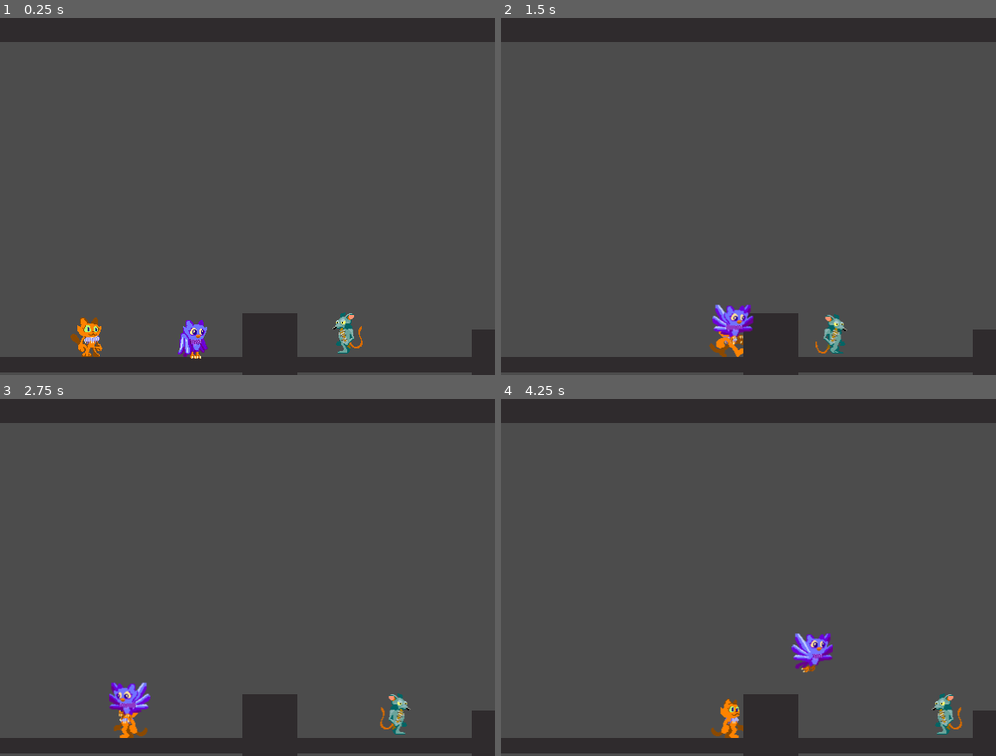
Above: before the commit, frames 1-4 (two rows, left to right).
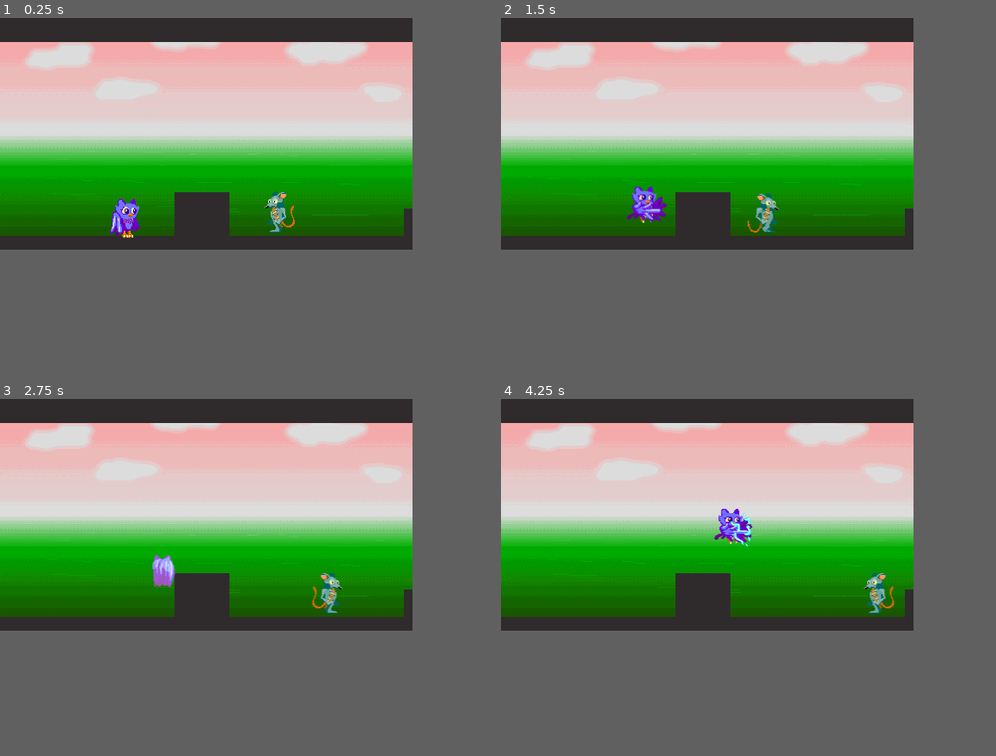
Above: after the commit, the same moments.

Repository: weltonbeck/Ggjam-2022
Game: Godot game, scene res://scennes/test.tscn
Two runs of this game, one before a commit and one after it. Both use one fixed random seed, a clock stepped at 60 frames per second and the inputs below.
Inputs (mouse positions are in pixels of both pictures, inside the frame that each line leads up to):
- Up to frame 1 (0.25 s): no input
- Up to frame 2 (1.5 s): move the mouse to (857, 178) at 0.52 s; press the mouse at (857, 178) at 0.53 s; hold Right (ui_right) from 0.53 s (still down); tap Up (ui_jump) at 0.77, 1.07 s; tap Down (ui_defense, bound only after the commit) at 0.8, 1.35 s; move the mouse to (649, 214) at 1.27 s; release the mouse at (649, 214) at 1.28 s
- Up to frame 3 (2.75 s): tap Up (ui_jump) at 1.52, 1.82, 2.3 s; tap Tab (ui_morph, bound only after the commit) at 1.55 s; move the mouse to (297, 498) at 2.02 s; release Right (ui_right) at 2.03 s; hold Left (ui_left) from 2.03 s (still down); hold Tab (ui_morph, bound only after the commit) from 2.03 s (still down)
- Up to frame 4 (4.25 s): move the mouse to (723, 648) at 2.77 s; release Left (ui_left) at 2.78 s; release Tab (ui_morph, bound only after the commit) at 2.78 s; hold Right (ui_right) from 2.78 s (still down); tap Up (ui_jump) at 2.85, 3.02, 3.32, 3.77, 4.07 s; click (723, 648) at 3.05 s; move the mouse to (897, 631) at 3.52 s; press the mouse at (897, 631) at 3.53 s; tap Down (ui_defense, bound only after the commit) at 3.8 s
In our replay, the window is 576x416 before the commit and 480x270 after it. These sizes can differ from the game's own. Grey fills any space a smaller window leaves; there, only what the larger window draws over its background counts as a difference.

The runs differ from the first frame. In frame 1, 57% of the frame differs, in the area x 0-100%, y 0-100%; in frame 2, 57%; in frame 3, 57%; in frame 4, 57%.

Commit message:
players

Diff:
--- a/project.godot
+++ b/project.godot
@@ -14,12 +14,16 @@
 run/main_scene="res://scennes/test.tscn"
 config/icon="res://icon.png"
 
+[autoload]
+
+GameControl="*res://scennes/game_control.tscn"
+
 [display]
 
-window/size/width=576
-window/size/height=416
-window/size/test_width=576
-window/size/test_height=416
+window/size/width=480
+window/size/height=270
+window/size/test_width=480
+window/size/test_height=270
 window/stretch/mode="2d"
 window/stretch/aspect="keep"
 
@@ -32,12 +36,44 @@
 , Object(InputEventJoypadButton,"resource_local_to_scene":false,"resource_name":"","device":0,"button_index":0,"pressure":0.0,"pressed":false,"script":null)
  ]
 }
+ui_left={
+"deadzone": 0.5,
+"events": [ Object(InputEventKey,"resource_local_to_scene":false,"resource_name":"","device":0,"alt":false,"shift":false,"control":false,"meta":false,"command":false,"pressed":false,"scancode":16777231,"physical_scancode":0,"unicode":0,"echo":false,"script":null)
+, Object(InputEventJoypadButton,"resource_local_to_scene":false,"resource_name":"","device":0,"button_index":14,"pressure":0.0,"pressed":false,"script":null)
+, Object(InputEventKey,"resource_local_to_scene":false,"resource_name":"","device":0,"alt":false,"shift":false,"control":false,"meta":false,"command":false,"pressed":false,"scancode":65,"physical_scancode":0,"unicode":0,"echo":false,"script":null)
+ ]
+}
+ui_right={
+"deadzone": 0.5,
+"events": [ Object(InputEventKey,"resource_local_to_scene":false,"resource_name":"","device":0,"alt":false,"shift":false,"control":false,"meta":false,"command":false,"pressed":false,"scancode":16777233,"physical_scancode":0,"unicode":0,"echo":false,"script":null)
+, Object(InputEventJoypadButton,"resource_local_to_scene":false,"resource_name":"","device":0,"button_index":15,"pressure":0.0,"pressed":false,"script":null)
+, Object(InputEventKey,"resource_local_to_scene":false,"resource_name":"","device":0,"alt":false,"shift":false,"control":false,"meta":false,"command":false,"pressed":false,"scancode":68,"physical_scancode":0,"unicode":0,"echo":false,"script":null)
+ ]
+}
 ui_jump={
 "deadzone": 0.5,
-"events": [ Object(InputEventKey,"resource_local_to_scene":false,"resource_name":"","device":0,"alt":false,"shift":false,"control":false,"meta":false,"command":false,"pressed":false,"scancode":0,"physical_scancode":32,"unicode":0,"echo":false,"script":null)
-, Object(InputEventKey,"resource_local_to_scene":false,"resource_name":"","device":0,"alt":false,"shift":false,"control":false,"meta":false,"command":false,"pressed":false,"scancode":0,"physical_scancode":16777240,"unicode":0,"echo":false,"script":null)
-, Object(InputEventKey,"resource_local_to_scene":false,"resource_name":"","device":0,"alt":false,"shift":false,"control":false,"meta":false,"command":false,"pressed":false,"scancode":0,"physical_scancode":16777238,"unicode":0,"echo":false,"script":null)
-, Object(InputEventKey,"resource_local_to_scene":false,"resource_name":"","device":0,"alt":false,"shift":false,"control":false,"meta":false,"command":false,"pressed":false,"scancode":0,"physical_scancode":16777232,"unicode":0,"echo":false,"script":null)
+"events": [ Object(InputEventKey,"resource_local_to_scene":false,"resource_name":"","device":0,"alt":false,"shift":false,"control":false,"meta":false,"command":false,"pressed":false,"scancode":87,"physical_scancode":0,"unicode":0,"echo":false,"script":null)
+, Object(InputEventKey,"resource_local_to_scene":false,"resource_name":"","device":0,"alt":false,"shift":false,"control":false,"meta":false,"command":false,"pressed":false,"scancode":16777232,"physical_scancode":0,"unicode":0,"echo":false,"script":null)
+, Object(InputEventKey,"resource_local_to_scene":false,"resource_name":"","device":0,"alt":false,"shift":false,"control":false,"meta":false,"command":false,"pressed":false,"scancode":16777240,"physical_scancode":0,"unicode":0,"echo":false,"script":null)
+ ]
+}
+ui_atack={
+"deadzone": 0.5,
+"events": [ Object(InputEventMouseButton,"resource_local_to_scene":false,"resource_name":"","device":0,"alt":false,"shift":false,"control":false,"meta":false,"command":false,"button_mask":0,"position":Vector2( 0, 0 ),"global_position":Vector2( 0, 0 ),"factor":1.0,"button_index":1,"pressed":false,"doubleclick":false,"script":null)
+, Object(InputEventKey,"resource_local_to_scene":false,"resource_name":"","device":0,"alt":false,"shift":false,"control":false,"meta":false,"command":false,"pressed":false,"scancode":32,"physical_scancode":0,"unicode":0,"echo":false,"script":null)
+ ]
+}
+ui_defense={
+"deadzone": 0.5,
+"events": [ Object(InputEventKey,"resource_local_to_scene":false,"resource_name":"","device":0,"alt":false,"shift":false,"control":false,"meta":false,"command":false,"pressed":false,"scancode":16777234,"physical_scancode":0,"unicode":0,"echo":false,"script":null)
+, Object(InputEventKey,"resource_local_to_scene":false,"resource_name":"","device":0,"alt":false,"shift":false,"control":false,"meta":false,"command":false,"pressed":false,"scancode":83,"physical_scancode":0,"unicode":0,"echo":false,"script":null)
+ ]
+}
+ui_morph={
+"deadzone": 0.5,
+"events": [ Object(InputEventKey,"resource_local_to_scene":false,"resource_name":"","device":0,"alt":false,"shift":false,"control":false,"meta":false,"command":false,"pressed":false,"scancode":16777218,"physical_scancode":0,"unicode":0,"echo":false,"script":null)
+, Object(InputEventKey,"resource_local_to_scene":false,"resource_name":"","device":0,"alt":false,"shift":false,"control":false,"meta":false,"command":false,"pressed":false,"scancode":16777221,"physical_scancode":0,"unicode":0,"echo":false,"script":null)
+, Object(InputEventKey,"resource_local_to_scene":false,"resource_name":"","device":0,"alt":false,"shift":false,"control":false,"meta":false,"command":false,"pressed":false,"scancode":16777237,"physical_scancode":0,"unicode":0,"echo":false,"script":null)
  ]
 }
 
--- /dev/null
+++ b/scennes/game_control.tscn
@@ -0,0 +1,6 @@
+[gd_scene load_steps=2 format=2]
+
+[ext_resource path="res://scripts/game_control.gd" type="Script" id=1]
+
+[node name="GameControl" type="Node2D"]
+script = ExtResource( 1 )
--- a/scennes/players/player_cat.tscn
+++ b/scennes/players/player_cat.tscn
@@ -8,6 +8,17 @@
 [ext_resource path="res://sprites/players/hero_cat_block.png" type="Texture" id=6]
 [ext_resource path="res://sprites/players/hero_cat_morph.png" type="Texture" id=7]
 [ext_resource path="res://sprites/players/hero_cat_attack.png" type="Texture" id=8]
+[ext_resource path="res://sprites/players/hero_cat_hit.png" type="Texture" id=9]
+
+[sub_resource type="AtlasTexture" id=11]
+flags = 4
+atlas = ExtResource( 1 )
+region = Rect2( 0, 0, 48, 48 )
+
+[sub_resource type="AtlasTexture" id=12]
+flags = 4
+atlas = ExtResource( 1 )
+region = Rect2( 48, 0, 48, 48 )
 
 [sub_resource type="AtlasTexture" id=3]
 flags = 4
@@ -39,6 +50,71 @@
 atlas = ExtResource( 5 )
 region = Rect2( 240, 0, 48, 48 )
 
+[sub_resource type="AtlasTexture" id=13]
+flags = 4
+atlas = ExtResource( 4 )
+region = Rect2( 0, 0, 48, 48 )
+
+[sub_resource type="AtlasTexture" id=14]
+flags = 4
+atlas = ExtResource( 4 )
+region = Rect2( 48, 0, 48, 48 )
+
+[sub_resource type="AtlasTexture" id=15]
+flags = 4
+atlas = ExtResource( 4 )
+region = Rect2( 96, 0, 48, 48 )
+
+[sub_resource type="AtlasTexture" id=16]
+flags = 4
+atlas = ExtResource( 4 )
+region = Rect2( 144, 0, 48, 48 )
+
+[sub_resource type="AtlasTexture" id=17]
+flags = 4
+atlas = ExtResource( 4 )
+region = Rect2( 192, 0, 48, 48 )
+
+[sub_resource type="AtlasTexture" id=39]
+flags = 4
+atlas = ExtResource( 9 )
+region = Rect2( 0, 0, 48, 48 )
+
+[sub_resource type="AtlasTexture" id=40]
+flags = 4
+atlas = ExtResource( 9 )
+region = Rect2( 48, 0, 48, 48 )
+
+[sub_resource type="AtlasTexture" id=33]
+flags = 4
+atlas = ExtResource( 8 )
+region = Rect2( 0, 0, 48, 48 )
+
+[sub_resource type="AtlasTexture" id=34]
+flags = 4
+atlas = ExtResource( 8 )
+region = Rect2( 48, 0, 48, 48 )
+
+[sub_resource type="AtlasTexture" id=35]
+flags = 4
+atlas = ExtResource( 8 )
+region = Rect2( 96, 0, 48, 48 )
+
+[sub_resource type="AtlasTexture" id=36]
+flags = 4
+atlas = ExtResource( 8 )
+region = Rect2( 144, 0, 48, 48 )
+
+[sub_resource type="AtlasTexture" id=37]
+flags = 4
+atlas = ExtResource( 6 )
+region = Rect2( 192, 0, 48, 48 )
+
+[sub_resource type="AtlasTexture" id=38]
+flags = 4
+atlas = ExtResource( 6 )
+region = Rect2( 240, 0, 48, 48 )
+
 [sub_resource type="AtlasTexture" id=9]
 flags = 4
 atlas = ExtResource( 3 )
@@ -49,16 +125,6 @@
 atlas = ExtResource( 3 )
 region = Rect2( 48, 0, 48, 48 )
 
-[sub_resource type="AtlasTexture" id=11]
-flags = 4
-atlas = ExtResource( 1 )
-region = Rect2( 0, 0, 48, 48 )
-
-[sub_resource type="AtlasTexture" id=12]
-flags = 4
-atlas = ExtResource( 1 )
-region = Rect2( 48, 0, 48, 48 )
-
 [sub_resource type="AtlasTexture" id=18]
 flags = 4
 atlas = ExtResource( 6 )
@@ -133,87 +199,52 @@
 flags = 4
 atlas = ExtResource( 7 )
 region = Rect2( 384, 0, 48, 48 )
-
-[sub_resource type="AtlasTexture" id=33]
-flags = 4
-atlas = ExtResource( 8 )
-region = Rect2( 0, 0, 48, 48 )
-
-[sub_resource type="AtlasTexture" id=34]
-flags = 4
-atlas = ExtResource( 8 )
-region = Rect2( 48, 0, 48, 48 )
-
-[sub_resource type="AtlasTexture" id=35]
-flags = 4
-atlas = ExtResource( 8 )
-region = Rect2( 96, 0, 48, 48 )
-
-[sub_resource type="AtlasTexture" id=36]
-flags = 4
-atlas = ExtResource( 8 )
-region = Rect2( 144, 0, 48, 48 )
-
-[sub_resource type="AtlasTexture" id=13]
-flags = 4
-atlas = ExtResource( 4 )
-region = Rect2( 0, 0, 48, 48 )
-
-[sub_resource type="AtlasTexture" id=14]
-flags = 4
-atlas = ExtResource( 4 )
-region = Rect2( 48, 0, 48, 48 )
-
-[sub_resource type="AtlasTexture" id=15]
-flags = 4
-atlas = ExtResource( 4 )
-region = Rect2( 96, 0, 48, 48 )
-
-[sub_resource type="AtlasTexture" id=16]
-flags = 4
-atlas = ExtResource( 4 )
-region = Rect2( 144, 0, 48, 48 )
-
-[sub_resource type="AtlasTexture" id=17]
-flags = 4
-atlas = ExtResource( 4 )
-region = Rect2( 192, 0, 48, 48 )
 
 [sub_resource type="SpriteFrames" id=1]
 animations = [ {
+"frames": [ SubResource( 11 ), SubResource( 12 ) ],
+"loop": true,
+"name": "Fall",
+"speed": 5.0
+}, {
 "frames": [ SubResource( 3 ), SubResource( 4 ), SubResource( 5 ), SubResource( 6 ), SubResource( 7 ), SubResource( 8 ) ],
 "loop": true,
 "name": "Walk",
 "speed": 5.0
 }, {
+"frames": [ SubResource( 13 ), SubResource( 14 ), SubResource( 15 ), SubResource( 16 ), SubResource( 17 ) ],
+"loop": true,
+"name": "Stand",
+"speed": 5.0
+}, {
+"frames": [ SubResource( 39 ), SubResource( 40 ) ],
+"loop": false,
+"name": "Hit",
+"speed": 5.0
+}, {
+"frames": [ SubResource( 33 ), SubResource( 34 ), SubResource( 35 ), SubResource( 36 ) ],
+"loop": true,
+"name": "Atack",
+"speed": 5.0
+}, {
+"frames": [ SubResource( 37 ), SubResource( 38 ) ],
+"loop": true,
+"name": "DefenseLoop",
+"speed": 5.0
+}, {
 "frames": [ SubResource( 9 ), SubResource( 10 ) ],
 "loop": true,
 "name": "Jump",
 "speed": 5.0
 }, {
-"frames": [ SubResource( 11 ), SubResource( 12 ) ],
-"loop": true,
-"name": "Fall",
-"speed": 5.0
-}, {
 "frames": [ SubResource( 18 ), SubResource( 19 ), SubResource( 20 ), SubResource( 21 ), SubResource( 22 ), SubResource( 23 ) ],
-"loop": true,
-"name": "Block",
+"loop": false,
+"name": "DefenseStart",
 "speed": 5.0
 }, {
 "frames": [ SubResource( 24 ), SubResource( 25 ), SubResource( 26 ), SubResource( 27 ), SubResource( 28 ), SubResource( 29 ), SubResource( 30 ), SubResource( 31 ), SubResource( 32 ) ],
-"loop": true,
+"loop": false,
 "name": "Morph",
-"speed": 5.0
-}, {
-"frames": [ SubResource( 33 ), SubResource( 34 ), SubResource( 35 ), SubResource( 36 ) ],
-"loop": true,
-"name": "Atack",
-"speed": 5.0
-}, {
-"frames": [ SubResource( 13 ), SubResource( 14 ), SubResource( 15 ), SubResource( 16 ), SubResource( 17 ) ],
-"loop": true,
-"name": "Stand",
 "speed": 5.0
 } ]
 
@@ -226,9 +257,7 @@
 
 [node name="AnimatedSprite" type="AnimatedSprite" parent="."]
 frames = SubResource( 1 )
-animation = "Stand"
-frame = 2
-playing = true
+animation = "Hit"
 
 [node name="CollisionShape2D" type="CollisionShape2D" parent="."]
 shape = SubResource( 2 )
--- a/scennes/players/player_owl.tscn
+++ b/scennes/players/player_owl.tscn
@@ -1,10 +1,13 @@
-[gd_scene load_steps=23 format=2]
+[gd_scene load_steps=42 format=2]
 
 [ext_resource path="res://sprites/players/hero_owl_fall.png" type="Texture" id=1]
 [ext_resource path="res://scripts/player_owl.gd" type="Script" id=2]
 [ext_resource path="res://sprites/players/hero_owl_stand.png" type="Texture" id=3]
 [ext_resource path="res://sprites/players/hero_owl_walk.png" type="Texture" id=4]
 [ext_resource path="res://sprites/players/hero_owl_fly.png" type="Texture" id=5]
+[ext_resource path="res://sprites/players/hero_owl_hit.png" type="Texture" id=6]
+[ext_resource path="res://sprites/players/hero_owl_magic.png" type="Texture" id=7]
+[ext_resource path="res://sprites/players/hero_owl_morph.png" type="Texture" id=8]
 
 [sub_resource type="AtlasTexture" id=3]
 flags = 4
@@ -31,6 +34,16 @@
 atlas = ExtResource( 5 )
 region = Rect2( 192, 0, 48, 48 )
 
+[sub_resource type="AtlasTexture" id=16]
+flags = 4
+atlas = ExtResource( 1 )
+region = Rect2( 0, 0, 48, 48 )
+
+[sub_resource type="AtlasTexture" id=17]
+flags = 4
+atlas = ExtResource( 1 )
+region = Rect2( 48, 0, 48, 48 )
+
 [sub_resource type="AtlasTexture" id=8]
 flags = 4
 atlas = ExtResource( 4 )
@@ -71,15 +84,85 @@
 atlas = ExtResource( 3 )
 region = Rect2( 144, 0, 48, 48 )
 
-[sub_resource type="AtlasTexture" id=16]
-flags = 4
-atlas = ExtResource( 1 )
-region = Rect2( 0, 0, 48, 48 )
-
-[sub_resource type="AtlasTexture" id=17]
-flags = 4
-atlas = ExtResource( 1 )
-region = Rect2( 48, 0, 48, 48 )
+[sub_resource type="AtlasTexture" id=18]
+flags = 4
+atlas = ExtResource( 6 )
+region = Rect2( 0, 0, 48, 48 )
+
+[sub_resource type="AtlasTexture" id=19]
+flags = 4
+atlas = ExtResource( 6 )
+region = Rect2( 48, 0, 48, 48 )
+
+[sub_resource type="AtlasTexture" id=20]
+flags = 4
+atlas = ExtResource( 7 )
+region = Rect2( 0, 0, 48, 48 )
+
+[sub_resource type="AtlasTexture" id=21]
+flags = 4
+atlas = ExtResource( 7 )
+region = Rect2( 48, 0, 48, 48 )
+
+[sub_resource type="AtlasTexture" id=22]
+flags = 4
+atlas = ExtResource( 7 )
+region = Rect2( 96, 0, 48, 48 )
+
+[sub_resource type="AtlasTexture" id=23]
+flags = 4
+atlas = ExtResource( 7 )
+region = Rect2( 144, 0, 48, 48 )
+
+[sub_resource type="AtlasTexture" id=24]
+flags = 4
+atlas = ExtResource( 7 )
+region = Rect2( 192, 0, 48, 48 )
+
+[sub_resource type="AtlasTexture" id=25]
+flags = 4
+atlas = ExtResource( 8 )
+region = Rect2( 0, 0, 48, 48 )
+
+[sub_resource type="AtlasTexture" id=26]
+flags = 4
+atlas = ExtResource( 8 )
+region = Rect2( 48, 0, 48, 48 )
+
+[sub_resource type="AtlasTexture" id=27]
+flags = 4
+atlas = ExtResource( 8 )
+region = Rect2( 96, 0, 48, 48 )
+
+[sub_resource type="AtlasTexture" id=28]
+flags = 4
+atlas = ExtResource( 8 )
+region = Rect2( 144, 0, 48, 48 )
+
+[sub_resource type="AtlasTexture" id=29]
+flags = 4
+atlas = ExtResource( 8 )
+region = Rect2( 192, 0, 48, 48 )
+
+[sub_resource type="AtlasTexture" id=30]
+flags = 4
+atlas = ExtResource( 8 )
+region = Rect2( 240, 0, 48, 48 )
+
+[sub_resource type="AtlasTexture" id=31]
+flags = 4
+atlas = ExtResource( 8 )
+region = Rect2( 288, 0, 48, 48 )
+
+[sub_resource type="AtlasTexture" id=32]
+flags = 4
+atlas = ExtResource( 8 )
+region = Rect2( 336, 0, 48, 48 )
+
+[sub_resource type="AtlasTexture" id=33]
+flags = 4
+atlas = ExtResource( 8 )
+region = Rect2( 384, 0, 48, 48 )
 
 [sub_resource type="SpriteFrames" id=1]
 animations = [ {
@@ -88,6 +171,11 @@
 "name": "Fly",
 "speed": 5.0
 }, {
+"frames": [ SubResource( 16 ), SubResource( 17 ) ],
+"loop": true,
+"name": "Fall",
+"speed": 5.0
+}, {
 "frames": [ SubResource( 8 ), SubResource( 9 ), SubResource( 10 ), SubResource( 11 ) ],
 "loop": true,
 "name": "Walk",
@@ -98,9 +186,19 @@
 "name": "Stand",
 "speed": 5.0
 }, {
-"frames": [ SubResource( 16 ), SubResource( 17 ) ],
-"loop": true,
-"name": "Fall",
+"frames": [ SubResource( 18 ), SubResource( 19 ) ],
+"loop": false,
+"name": "Hit",
+"speed": 5.0
+}, {
+"frames": [ SubResource( 20 ), SubResource( 21 ), SubResource( 22 ), SubResource( 23 ), SubResource( 24 ) ],
+"loop": true,
+"name": "Atack",
+"speed": 5.0
+}, {
+"frames": [ SubResource( 25 ), SubResource( 26 ), SubResource( 27 ), SubResource( 28 ), SubResource( 29 ), SubResource( 30 ), SubResource( 31 ), SubResource( 32 ), SubResource( 33 ) ],
+"loop": false,
+"name": "Morph",
 "speed": 5.0
 } ]
 
@@ -113,7 +211,7 @@
 
 [node name="AnimatedSprite" type="AnimatedSprite" parent="."]
 frames = SubResource( 1 )
-animation = "Fall"
+animation = "Morph"
 
 [node name="CollisionShape2D" type="CollisionShape2D" parent="."]
 shape = SubResource( 2 )
--- a/scennes/test.tscn
+++ b/scennes/test.tscn
@@ -1,17 +1,19 @@
 [gd_scene load_steps=5 format=2]
 
-[ext_resource path="res://scennes/players/player_cat.tscn" type="PackedScene" id=1]
+[ext_resource path="res://sprites/bg-acidocean.png" type="Texture" id=1]
 [ext_resource path="res://scennes/chao.tscn" type="PackedScene" id=2]
 [ext_resource path="res://scennes/players/player_owl.tscn" type="PackedScene" id=3]
 [ext_resource path="res://scennes/enemies/enemy_rat.tscn" type="PackedScene" id=4]
 
 [node name="Test" type="Node2D"]
 
-[node name="PlayerCat" parent="." instance=ExtResource( 1 )]
-position = Vector2( 104, 368 )
+[node name="SpriteBackground" type="Sprite" parent="."]
+position = Vector2( 240, 135 )
+z_index = -3
+texture = ExtResource( 1 )
 
 [node name="chao" parent="." instance=ExtResource( 2 )]
-position = Vector2( 308, 404 )
+position = Vector2( 229, 263 )
 scale = Vector2( 9.76936, 0.28 )
 
 [node name="chao2" parent="." instance=ExtResource( 2 )]
@@ -19,15 +21,15 @@
 scale = Vector2( 10.9114, -0.504851 )
 
 [node name="chao3" parent="." instance=ExtResource( 2 )]
-position = Vector2( 314, 390 )
+position = Vector2( 235, 249 )
 scale = Vector2( 1.01278, 1.43559 )
 
 [node name="EnemyRat" parent="." instance=ExtResource( 4 )]
-position = Vector2( 414, 367 )
+position = Vector2( 335, 226 )
 
 [node name="PlayerOwl" parent="." instance=ExtResource( 3 )]
-position = Vector2( 225, 369 )
+position = Vector2( 146, 228 )
 
 [node name="chao4" parent="." instance=ExtResource( 2 )]
-position = Vector2( 579, 395 )
+position = Vector2( 500, 254 )
 scale = Vector2( 0.92383, 0.994732 )
--- /dev/null
+++ b/scripts/game_control.gd
@@ -0,0 +1,16 @@
+extends Node2D
+
+var player_cat = preload("res://scennes/players/player_cat.tscn")
+var player_owl = preload("res://scennes/players/player_owl.tscn")
+
+func _ready():
+	pass
+
+func changePlayer(type, position):
+	var player
+	if type == "cat" :
+		player = player_cat.instance()
+	else :
+		player = player_owl.instance()
+	player.global_position = position
+	get_parent().add_child(player)
--- a/scripts/player_base.gd
+++ b/scripts/player_base.gd
@@ -11,7 +11,7 @@
 var input_x = 0
 
 enum {
-	IDLE, WALK, JUMP, FALL, FLY, HIT
+	IDLE, WALK, JUMP, FALL, FLY, DEFENSE, ATACK, MORPH, HIT
 }
 
 var status = IDLE
@@ -20,19 +20,24 @@
 	pass
 
 func startPhysics():
-	movement.y += GRAVITY
+	if status != MORPH :
+		movement.y += GRAVITY
 
 func finishPhysics():
 	if is_on_floor() :
 		movement.y = 0
 		current_jump = 0
 
-		if (input_x == 0 && (movement.x < 0.01 || movement.x > -0.01) ) :
-			status = IDLE
-		else :
-			status = WALK
-	elif movement.y > 0:
-		status = FALL
+		if status != DEFENSE && status != ATACK && status != MORPH:
+			if (input_x == 0 && (movement.x < 0.01 || movement.x > -0.01) ) :
+				status = IDLE
+			else :
+				status = WALK
+	elif movement.y > 0 && status != ATACK && status != MORPH:
+		if status != FLY:
+			status = FALL
+		elif status == FLY && movement.y > 10 :
+			status = FALL
 
 func getInput():
 	input_x = 0
@@ -46,16 +51,18 @@
 		movement.x = lerp(movement.x,0, 0.2)
 
 func flip() :
-	if input_x > 0 :
-		$AnimatedSprite.flip_h = false
-	elif input_x < 0 :
-		$AnimatedSprite.flip_h = true
+	if status != DEFENSE && status != MORPH:
+		if input_x > 0 :
+			$AnimatedSprite.flip_h = false
+		elif input_x < 0 :
+			$AnimatedSprite.flip_h = true
 
 func walk():
-	movement = move_and_slide(movement, Vector2(0,-1))
+	if status != DEFENSE && status != MORPH:
+		movement = move_and_slide(movement, Vector2(0,-1))
 
 func jumpPress():
-	if Input.is_action_just_pressed("ui_jump") :
+	if Input.is_action_just_pressed("ui_jump") && status != DEFENSE && status != ATACK && status != MORPH:
 		# pulo extra
 		if (status == JUMP || status == FALL) && current_jump <= total_extra_jumps :
 			jump(MAX_JUMP_FORCE)
@@ -79,3 +86,19 @@
 		if status != JUMP && (total_extra_jumps == 0  || current_jump > total_extra_jumps) :
 			movement.y = -MIN_JUMP_FORCE
 			status = FLY
+
+func defense():
+	if Input.is_action_pressed("ui_defense") :
+		if is_on_floor() && status != ATACK && status != MORPH:
+			status = DEFENSE
+
+	if Input.is_action_just_released("ui_defense") && status == DEFENSE:
+		status = IDLE
+		movement.x = 0
+
+func atack():
+	pass
+
+func morph():
+	if Input.is_action_pressed("ui_morph") && status != ATACK:
+		status = MORPH
--- a/scripts/player_cat.gd
+++ b/scripts/player_cat.gd
@@ -1,15 +1,31 @@
 extends "res://scripts/player_base.gd"
+
+var dead = false
+var old_status = IDLE
 
 func _physics_process(_delta):
 	startPhysics()
 	getInput()
 	flip()
 	jumpPress()
+	defense()
+	atack()
+	morph()
 	walk()
 	finishPhysics()
 
 	animation()
+	old_status = status
 
+func atack():
+	if Input.is_action_pressed("ui_atack") && status != DEFENSE && status != MORPH && status != ATACK:
+		status = ATACK
+		$AnimatedSprite.play("Atack")
+		yield($AnimatedSprite, "animation_finished")
+		status = IDLE
+
+	if status == ATACK :
+		movement.x = movement.x / 2.5
 
 func animation():
 	if status == IDLE:
@@ -20,3 +36,15 @@
 		$AnimatedSprite.play("Jump")
 	elif status == FALL:
 		$AnimatedSprite.play("Fall")
+	elif status == DEFENSE:
+		if (old_status != DEFENSE):
+			$AnimatedSprite.play("DefenseStart")
+			yield($AnimatedSprite, "animation_finished")
+			$AnimatedSprite.play("DefenseLoop")
+	elif status == MORPH:
+		$AnimatedSprite.play("Morph")
+		yield($AnimatedSprite, "animation_finished")
+		if dead == false :
+			GameControl.changePlayer("owl",global_position)
+		dead = true
+		queue_free()
--- a/scripts/player_owl.gd
+++ b/scripts/player_owl.gd
@@ -1,4 +1,6 @@
 extends "res://scripts/player_base.gd"
+
+var dead = false
 
 func _ready():
 	GRAVITY = 10
@@ -10,11 +12,23 @@
 	fly()
 	if is_on_floor() :
 		movement.x = movement.x / 2
+	atack()
+	morph()
 	walk()
 	finishPhysics()
 
 	animation()
 
+func atack():
+	if Input.is_action_pressed("ui_atack") && status != DEFENSE && status != MORPH && status != ATACK:
+		status = ATACK
+		$AnimatedSprite.play("Atack")
+		yield($AnimatedSprite, "animation_finished")
+		status = IDLE
+
+	if status == ATACK :
+		movement.x = 0
+		movement.y = 0
 
 func animation():
 	if status == IDLE:
@@ -25,3 +39,10 @@
 		$AnimatedSprite.play("Fly")
 	elif status == FALL:
 		$AnimatedSprite.play("Fall")
+	elif status == MORPH:
+		$AnimatedSprite.play("Morph")
+		yield($AnimatedSprite, "animation_finished")
+		if dead == false :
+			GameControl.changePlayer("cat",global_position)
+		dead = true
+		queue_free()
Not shown: 1 places in scennes/players/player_cat.tscn that only renumber resources
Binary file added: sprites/bg-acidocean.png
Not shown, added: sprites/bg-acidocean.png.import
Binary file changed: sprites/players/hero_cat_attack.png
Binary file added: sprites/players/hero_cat_hit.png
Not shown, added: sprites/players/hero_cat_hit.png.import
Binary file changed: sprites/players/hero_cat_morph.png
Binary file added: sprites/players/hero_owl_hit.png
Not shown, added: sprites/players/hero_owl_hit.png.import
Binary file added: sprites/players/hero_owl_magic.png
Not shown, added: sprites/players/hero_owl_magic.png.import
Binary file added: sprites/players/hero_owl_morph.png
(and 1 more such lines)
